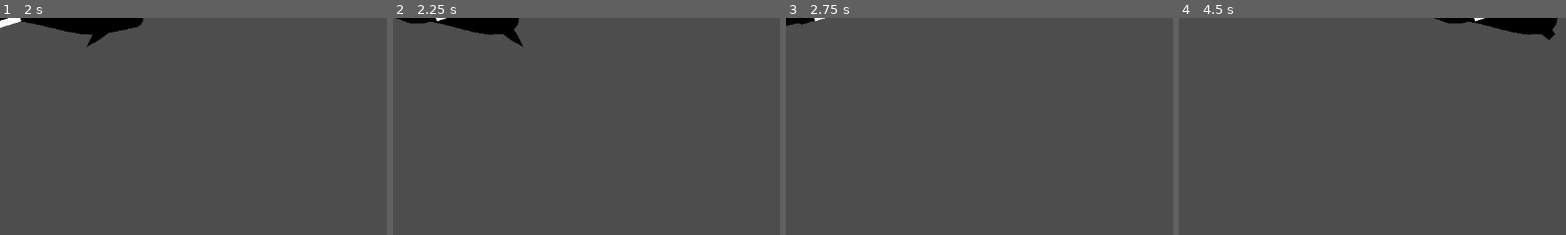
Above: before the commit, frames 1-4 (left to right).
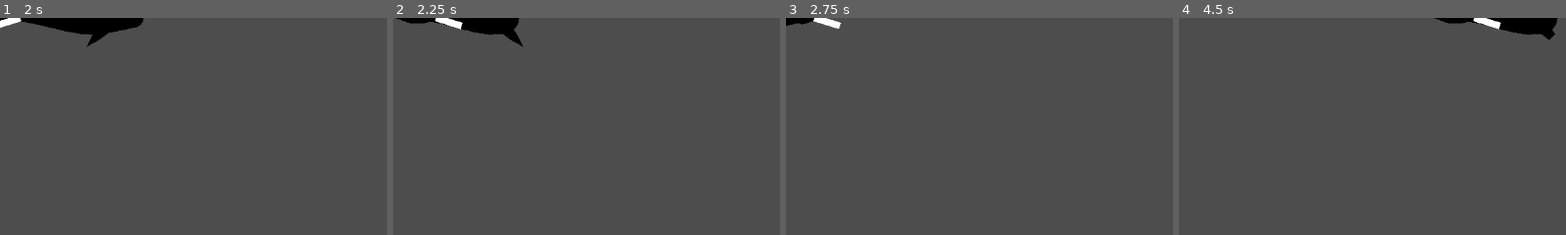
Above: after the commit, the same moments.

Repository: maedi05/whale-game-prototype
Game: Godot game, scene res://Scenes/whale.tscn
The game is run twice, just before and just after one commit, with the same random seed, the same clock (stepped at 60 frames per second) and the same inputs. This scene is started directly instead of the project's main scene.
Inputs (mouse positions are % of the whole screen's width and height, from its top left):
- Up to frame 1 (2 s): tap Enter at 0.5 s; move the mouse to (72, 45) at 0.52 s; hold D (right) from 0.53 s (still down); tap Ctrl (dash) at 0.6 s; tap Space (jump) at 0.77, 1.52 s; move the mouse to (30, 55) at 1.27 s; tap Shift (run) at 1.35 s
- Up to frame 2 (2.25 s): move the mouse to (60, 28) at 2.02 s; release D (right) at 2.03 s; hold A (left) from 2.03 s (still down); click (60, 28) at 2.1 s
- Up to frame 3 (2.75 s): keep holding A (left)
- Up to frame 4 (4.5 s): move the mouse to (45, 70) at 2.77 s; release A (left) at 2.78 s; hold D (right) 2.78-4.28 s; tap Ctrl (dash) at 2.85 s; tap Space (jump) at 3.02, 3.77 s; move the mouse to (80, 65) at 3.52 s; hold Shift (run) 3.53-4.28 s; move the mouse to (20, 35) at 4.27 s; hold A (left) from 4.28 s (still down); click (20, 35) at 4.35 s
The pictures show only the part of the screen within x 46-96%, y 0-50%; the shares and areas given below are measured in that part.

Frame 1 is identical in both runs. In frame 2, 0.2% of the frame differs, in the area x 10-19%, y 0-6%; in frame 3, 0.2%; in frame 4, 0.2%.

Commit message:
tail fin
- fixed mirror effect

Diff:
--- a/project.godot
+++ b/project.godot
@@ -18,6 +18,10 @@
 [autoload]
 
 Global="*uid://cqboqidojqqn8"
+
+[display]
+
+window/size/mode=3
 
 [global_group]
 
--- a/whale.gd
+++ b/whale.gd
@@ -103,7 +103,7 @@
 	#nvm.. how can i make it according to the point they are placed at and not at [1]? x.x
 	for i in range(1, fin_l_pts.size()):
 		var body_dir = (body_pts[i] - body_pts[i-1]).normalized()
-		var offset_dir = body_dir.rotated(-fin_angle)
+		var offset_dir = body_dir.rotated(fin_angle)
 		fin_l_pts[i] = fin_l_pts[i-1] + offset_dir * fin_radius
 	fin_left.points = fin_l_pts
 
